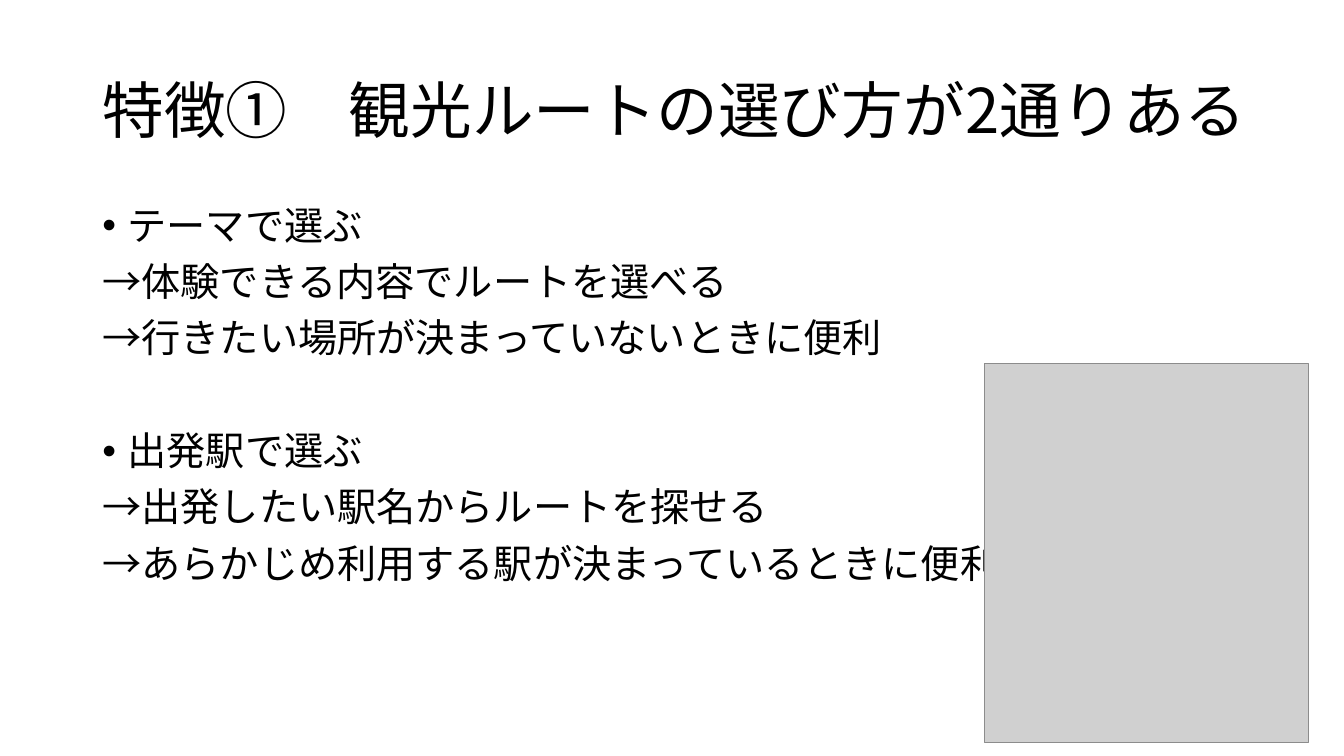
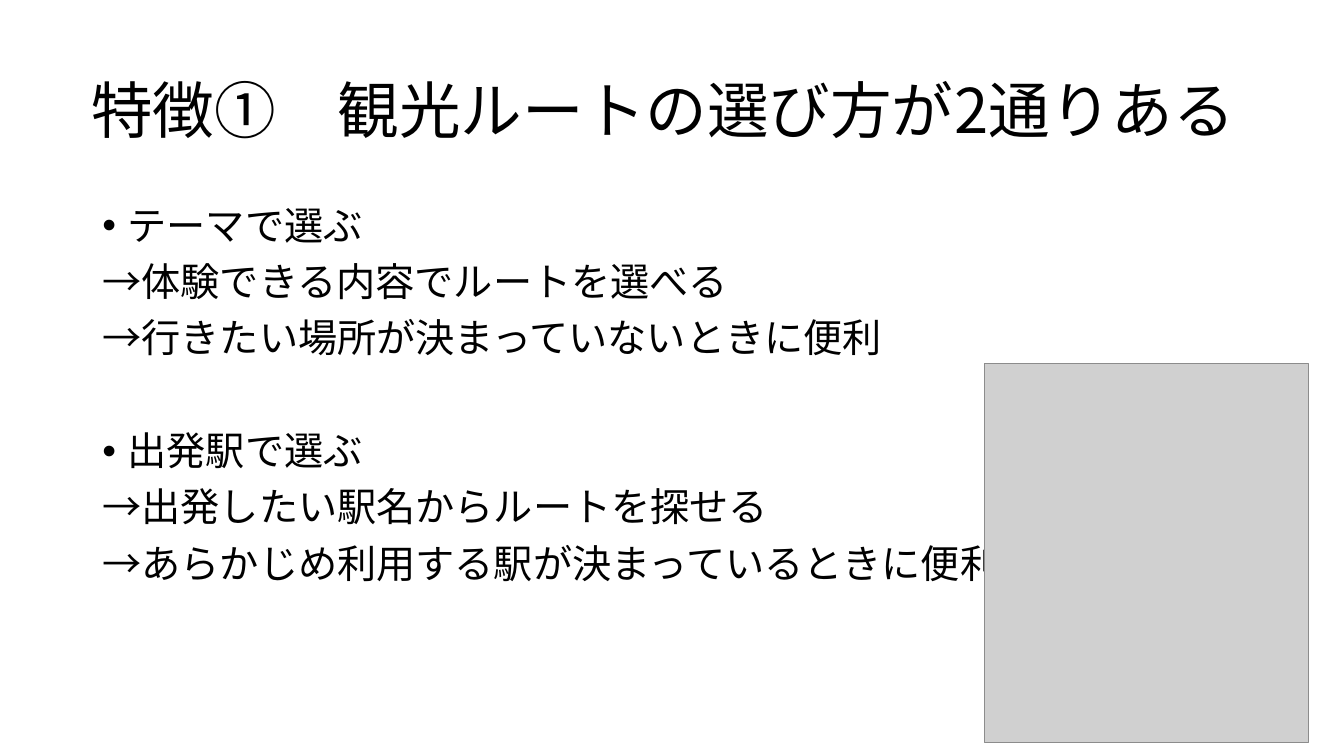
Before and after one commit to sfdn-class/HinoMiniBus, a slide deck: slide 6 of design/powerpoint/ミニバス旅.pptx. Drawn at 1344x756 pixels with LibreOffice and Linux fonts; fonts in the diff are those of the drawing; grey boxes stand for pictures. Boxes give left, top, right and bottom in pixels: in the first picture for what was removed or moved away, otherwise in the second. Text is boxed around its words. In the diff, an @@ line names an element or a change of style, - is before the commit and + after.

```diff
--- a/design/powerpoint/ミニバス旅.pptx
+++ b/design/powerpoint/ミニバス旅.pptx
@@ title "特徴① 観光ルートの選び方が2通りある": place and size @@
-title "特徴① 観光ルートの選び方が2通りある" at [102, 81, 1246, 139]
+title "特徴① 観光ルートの選び方が2通りある" at [91, 81, 1235, 139]
```
Also in this commit, not shown: 5 other slides changed, 2 slides added, 3 slides removed, 1 other file.
